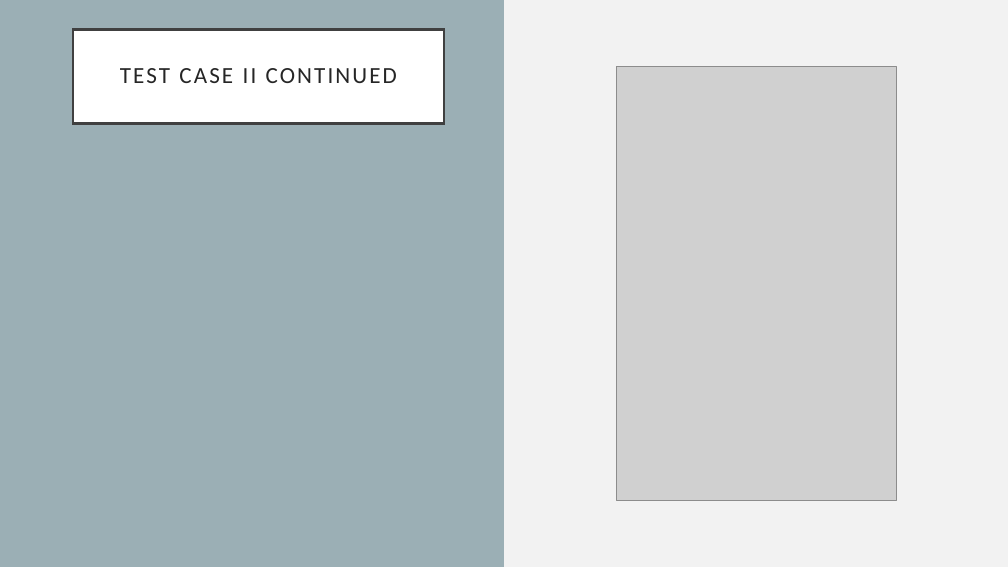
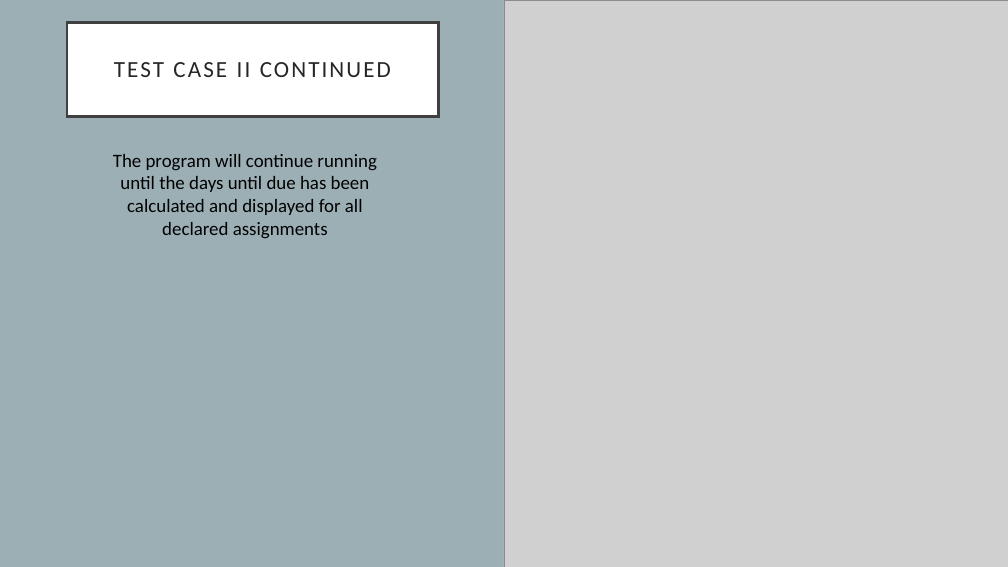
Before and after one commit to kylawilson/EC327FinalProject, a slide deck: slide 7 of doc/ProjectArchitecture.pptx. Drawn at 1008x567 pixels with LibreOffice and Linux fonts; fonts in the diff are those of the drawing; grey boxes stand for pictures. Boxes give left, top, right and bottom in pixels: in the first picture for what was removed or moved away, otherwise in the second. Text is boxed around its words. In the diff, an @@ line names an element or a change of style, - is before the commit and + after.

```diff
--- a/doc/ProjectArchitecture.pptx
+++ b/doc/ProjectArchitecture.pptx
@@ title "TEST CASE II CONTINUED": place and size @@
-title "TEST CASE II CONTINUED" at [73,29,445,124]
+title "TEST CASE II CONTINUED" at [67,23,439,116]
@@ picture: place and size @@
-picture at [616,67,896,501]
+picture at [504,0,1008,567]
@@ text added at [113,154,376,238], 18 pt, text #000000 @@
+The program will continue running until the days until due has been calculated and displayed for all declared assignments
```
Also in this commit, not shown: 5 other slides changed, 1 slide added.
